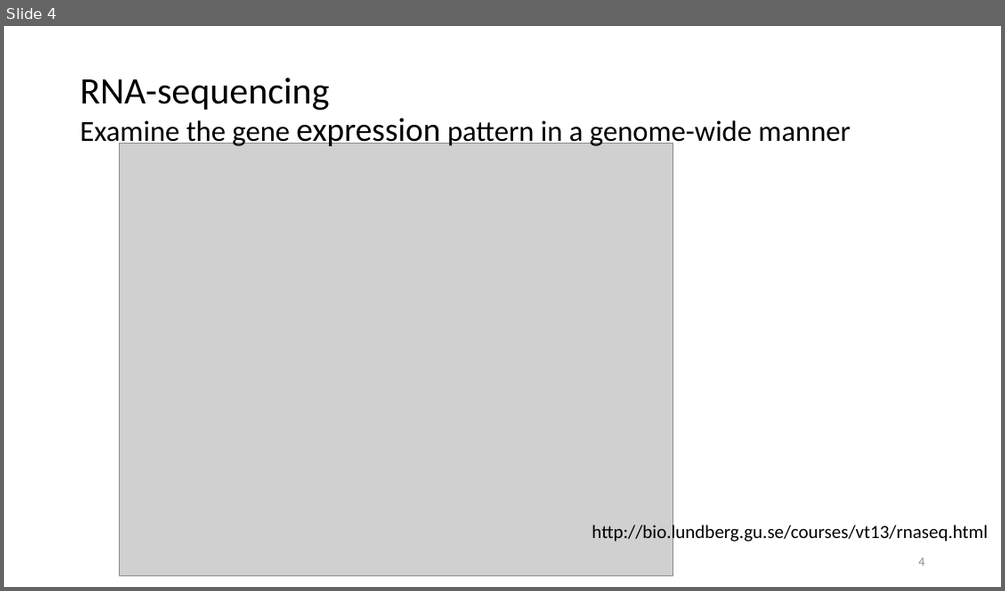
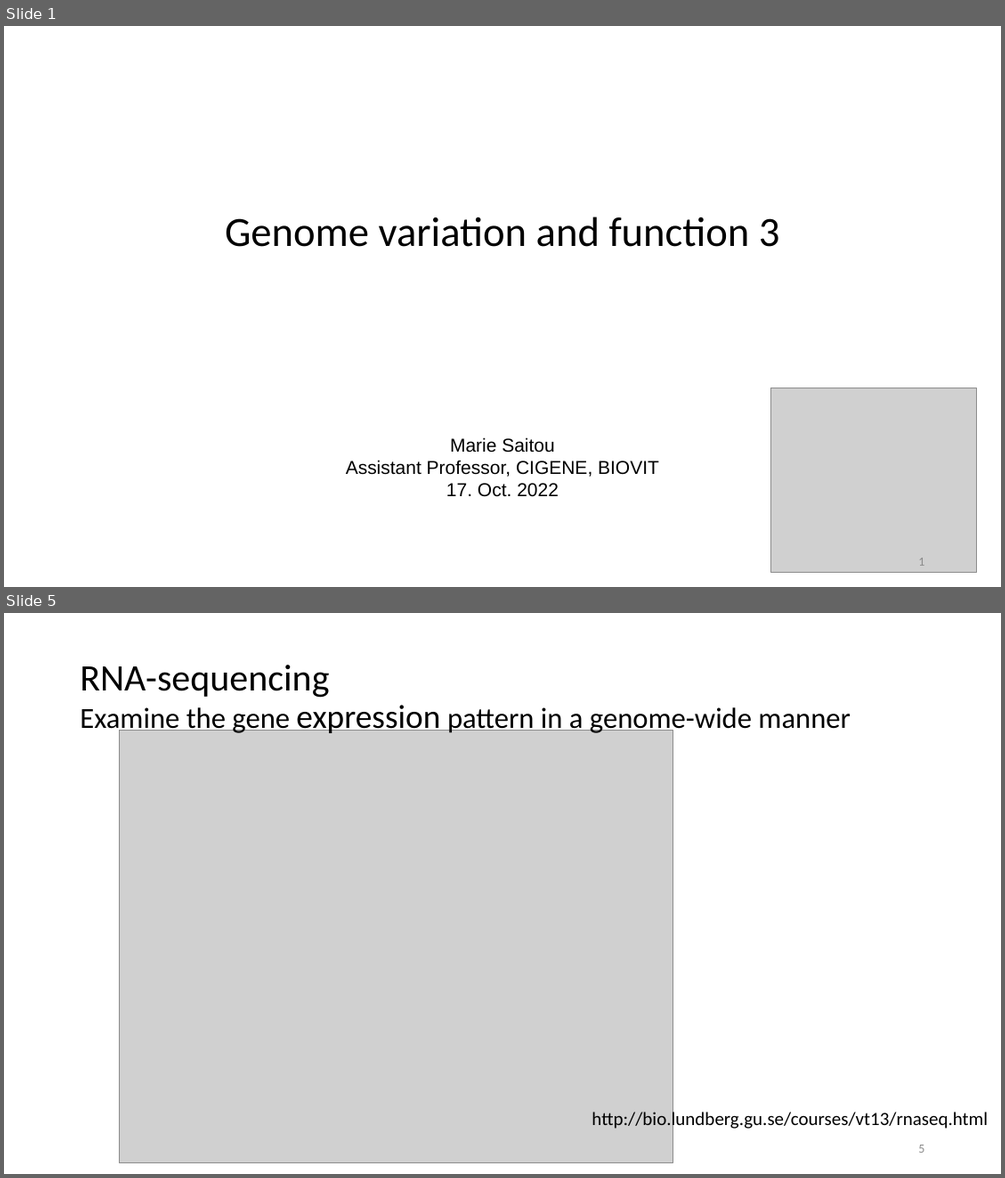
Before and after one commit to mariesaitou/Bio322, a slide deck: docs/assets/Bio322.2022/bio322_2022/Bio322_module2_functional_genomics3.pptx. Shown one above the other, each under a label of ours: slide 4 before the commit, slides 1 and 5 after it; the slides between them are not shown. The pictures are 1005x591 and 1005x1178 pixels, drawn with LibreOffice and Linux fonts; fonts in the diff are those of the drawing; grey boxes stand for pictures. Boxes give left, top, right and bottom in pixels: in the first picture for what was removed or moved away, otherwise in the second. Text is boxed around its words. In the diff, an @@ line names an element or a change of style, - is before the commit and + after.

```diff
--- a/docs/assets/Bio322.2022/bio322_2022/Bio322_module2_functional_genomics3.pptx
+++ b/docs/assets/Bio322.2022/bio322_2022/Bio322_module2_functional_genomics3.pptx
@@ slide 1 added at box(4, 26, 1001, 587), background #FFFFFF @@
@@ title added at box(225, 216, 780, 247), 40 pt, text #000000 @@
+Genome variation and function 3
@@ picture added at box(771, 388, 977, 572) @@
@@ text added at box(346, 437, 659, 497), 18 pt, text #000000 @@
+Marie Saitou
+Assistant Professor, CIGENE, BIOVIT
+17. Oct. 2022
@@ page number added at box(918, 557, 924, 565), 12 pt, text #8C8C8C @@
+1
@@ what was slide 4 is now slide 5 @@
@@ page number at box(918, 1144, 924, 1152): text changed @@
-4
+5
```
Also in this commit, not shown: 2 slides changed, 4 other slides added, 4 slides removed, 4 other files.
